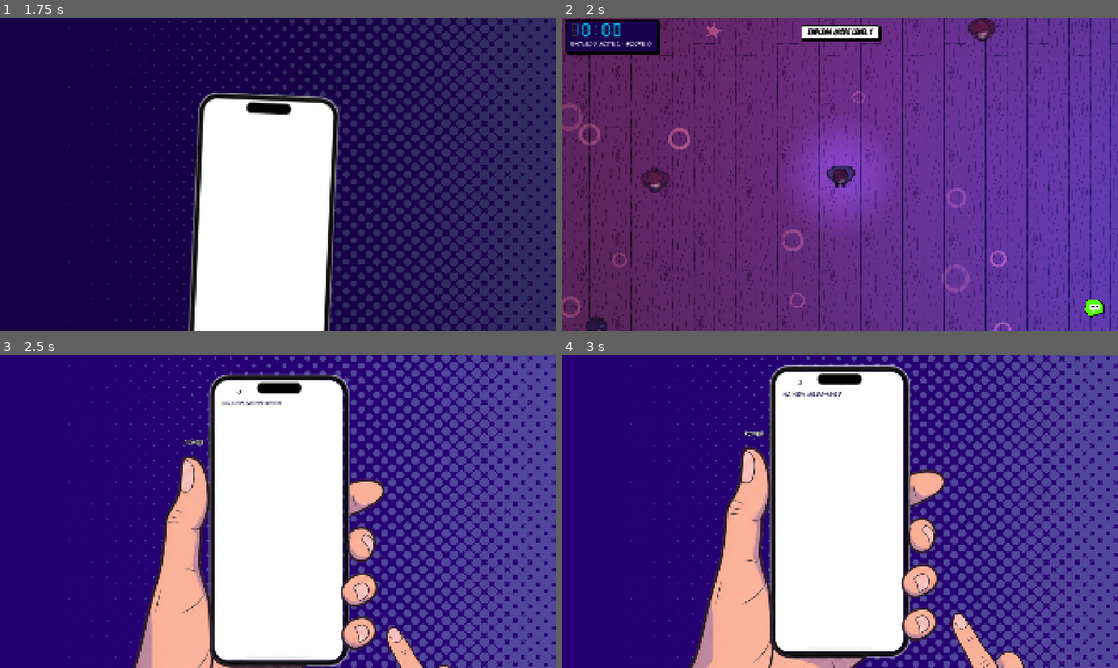
Above: before the commit, frames 1-4 (two rows, left to right).
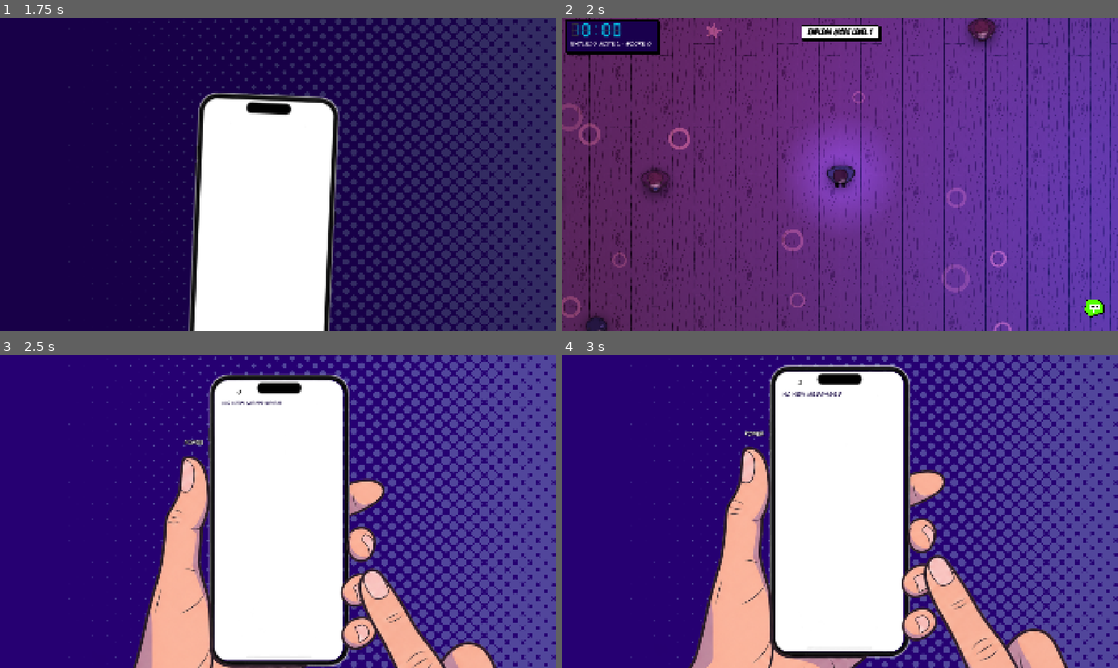
Above: after the commit, the same moments.

Repository: xyur2/DLQ
Game: Godot game, scene res://scenes/ui/intro_screen.tscn
The game is run twice, just before and just after one commit, with the same random seed, the same clock (stepped at 60 frames per second) and the same inputs.
Inputs (mouse positions are in pixels of both pictures, inside the frame that each line leads up to):
- Up to frame 1 (1.75 s): tap Enter at 0.5 s; move the mouse to (400, 158) at 0.52 s; hold D (move_right) 0.53-1.25 s; hold E (interact) 0.53-1.25 s; click (400, 158) at 0.67 s; click "ENDLESS MODE" at 1.25 s
- Up to frame 2 (2 s): no input
- Up to frame 3 (2.5 s): move the mouse to (533, 646) at 2.02 s; hold S (move_down) from 2.03 s (still down); tap E (interact) at 2.1 s; click (533, 646) at 2.17 s
- Up to frame 4 (3 s): move the mouse to (895, 442) at 2.77 s; release S (move_down) at 2.78 s; hold D (move_right) from 2.78 s (still down); hold N (next_level) from 2.78 s (still down)

Frame 1 is identical in both runs. In frame 2, 0.3% of the frame differs, in the area x 15-79%, y 4-57%; in frame 3, 2.7%; in frame 4, 3.2%, in the area x 65-91%, y 63-100%.

Commit message:
Add lobby ambience and party visual polish
Use crowd audio for the lobby, enlarge the phone hand, animate characters while dancing, and add soft shadows beneath props and obstacles.

Diff:
--- a/scenes/phone/phone.tscn
+++ b/scenes/phone/phone.tscn
@@ -57,10 +57,11 @@
 
 [node name="Hands" type="TextureRect" parent="." unique_id=1699388809]
 layout_mode = 0
-offset_left = 708.0
-offset_top = 269.0
-offset_right = 1968.0
-offset_bottom = 1367.0
+z_index = 1
+offset_left = 44.0
+offset_top = -497.0
+offset_right = 2438.0
+offset_bottom = 1589.0
 mouse_filter = 2
 texture = ExtResource("3_hands")
 expand_mode = 1
--- a/scenes/top_view/obstacles/blue_box.tscn
+++ b/scenes/top_view/obstacles/blue_box.tscn
@@ -1,21 +1,19 @@
 [gd_scene format=3]
 
+[ext_resource type="Texture2D" path="res://assets/objects/table.png" id="1_image"]
+
 [sub_resource type="RectangleShape2D" id="Shape_box"]
-size = Vector2(128, 128)
+size = Vector2(156, 80)
 
 [node name="BlueBox" type="StaticBody2D"]
 collision_layer = 1
 collision_mask = 0
+metadata/shadow_height = "low"
 
 [node name="CollisionShape2D" type="CollisionShape2D" parent="."]
 shape = SubResource("Shape_box")
 
-[node name="Fill" type="Polygon2D" parent="."]
-color = Color(0.2, 0.45, 1, 1)
-polygon = PackedVector2Array(-64, -64, 64, -64, 64, 64, -64, 64)
-
-[node name="Outline" type="Line2D" parent="."]
-points = PackedVector2Array(-64, -64, 64, -64, 64, 64, -64, 64)
-closed = true
-width = 4.0
-default_color = Color(0, 0, 0, 1)
+[node name="Image" type="Sprite2D" parent="."]
+texture_filter = 4
+scale = Vector2(0.3203, 0.3203)
+texture = ExtResource("1_image")
--- a/scenes/top_view/obstacles/white_box.tscn
+++ b/scenes/top_view/obstacles/white_box.tscn
@@ -1,21 +1,19 @@
 [gd_scene format=3]
 
+[ext_resource type="Texture2D" path="res://assets/objects/vase.png" id="1_image"]
+
 [sub_resource type="RectangleShape2D" id="Shape_box"]
-size = Vector2(64, 64)
+size = Vector2(60, 56)
 
 [node name="WhiteBox" type="StaticBody2D"]
 collision_layer = 1
 collision_mask = 0
+metadata/shadow_height = "mid"
 
 [node name="CollisionShape2D" type="CollisionShape2D" parent="."]
 shape = SubResource("Shape_box")
 
-[node name="Fill" type="Polygon2D" parent="."]
-color = Color(1, 1, 1, 1)
-polygon = PackedVector2Array(-32, -32, 32, -32, 32, 32, -32, 32)
-
-[node name="Outline" type="Line2D" parent="."]
-points = PackedVector2Array(-32, -32, 32, -32, 32, 32, -32, 32)
-closed = true
-width = 4.0
-default_color = Color(0, 0, 0, 1)
+[node name="Image" type="Sprite2D" parent="."]
+texture_filter = 4
+scale = Vector2(0.1641, 0.1641)
+texture = ExtResource("1_image")
--- a/scenes/top_view/obstacles/yellow_box.tscn
+++ b/scenes/top_view/obstacles/yellow_box.tscn
@@ -1,21 +1,19 @@
 [gd_scene format=3]
 
+[ext_resource type="Texture2D" path="res://assets/objects/tray.png" id="1_image"]
+
 [sub_resource type="RectangleShape2D" id="Shape_box"]
-size = Vector2(96, 96)
+size = Vector2(118, 62)
 
 [node name="YellowBox" type="StaticBody2D"]
 collision_layer = 1
 collision_mask = 0
+metadata/shadow_height = "mid"
 
 [node name="CollisionShape2D" type="CollisionShape2D" parent="."]
 shape = SubResource("Shape_box")
 
-[node name="Fill" type="Polygon2D" parent="."]
-color = Color(1, 0.85, 0.1, 1)
-polygon = PackedVector2Array(-48, -48, 48, -48, 48, 48, -48, 48)
-
-[node name="Outline" type="Line2D" parent="."]
-points = PackedVector2Array(-48, -48, 48, -48, 48, 48, -48, 48)
-closed = true
-width = 4.0
-default_color = Color(0, 0, 0, 1)
+[node name="Image" type="Sprite2D" parent="."]
+texture_filter = 4
+scale = Vector2(0.2422, 0.2422)
+texture = ExtResource("1_image")
--- a/scripts/character_sprite.gd
+++ b/scripts/character_sprite.gd
@@ -6,6 +6,9 @@
 
 const MOVING_SPEED_SQUARED: float = 1.0
 const ART_FACING_ANGLE: float = PI * 0.5   # 그림이 바라보는 방향: 아래
+
+## 춤추는 중. 제자리에서 돌더라도 걷기 애니메이션을 계속 재생한다(방향은 face()로 따로 맞춤).
+var dancing: bool = false
 
 
 func setup(fallback_color: Color, fallback_radius: float) -> void:
@@ -20,6 +23,11 @@
 
 
 func set_motion(motion: Vector2) -> void:
+    if dancing:
+        speed_scale = GameConfig.DANCE_ANIM_SPEED
+        if animation != &'walk':
+            play(&'walk')
+        return
     var moving: bool = motion.length_squared() > MOVING_SPEED_SQUARED
     if moving:
         var turn: float = GameConfig.CHARACTER_TURN_SPEED * get_physics_process_delta_time()
--- a/scripts/dance_spot.gd
+++ b/scripts/dance_spot.gd
@@ -12,6 +12,8 @@
 const PULSE_SPEED: float = 3.0
 
 var used: bool = false
+## 플레이어가 춤출 수 있는 자리에 서 있을 때 노란 고리를 그린다 (PartyPlayer가 켜고 끔).
+var highlighted: bool = false
 var _time: float = 0.0
 var _player: Node2D = null
 var _partner: PartyNpc = null
@@ -56,12 +58,18 @@
     queue_redraw()
 
 
+func set_highlighted(on: bool) -> void:
+    highlighted = on
+
+
 func _draw() -> void:
     var color: Color = GameConfig.DANCE_SPOT_COLOR
     color.a *= (0.8 + 0.2 * sin(_time * PULSE_SPEED)) * _fade
     var radius: float = GameConfig.DANCE_SPOT_RADIUS
     draw_texture_rect(_soft, Rect2(-Vector2.ONE * radius * 1.3, Vector2.ONE * radius * 2.6), false, color)
     draw_arc(Vector2.ZERO, radius, 0.0, TAU, 48, Color(color, color.a * 1.6), 3.0, true)
+    if highlighted and not used:
+        draw_arc(Vector2.ZERO, radius, 0.0, TAU, 48, GameConfig.INTERACT_GLOW, 5.0, true)
 
 
 func get_hint() -> String:
--- /dev/null
+++ b/scripts/drop_shadow.gd
@@ -0,0 +1,163 @@
+class_name DropShadow
+extends RefCounted
+## 탑뷰 오브젝트와 사람 밑에 까는 부드러운 그림자. 위에서 조명이 내려올 때처럼 물체 바로 밑이 가장 진하고 바깥으로 갈수록 옅어진다.
+## - 오브젝트(장애물, 소품): 그림의 외곽선(불투명한 부분) 모양을 흐리게 번지게 만든다. 높이(low, mid, high)에 따라
+##   퍼지는 범위·진하기·아래로 밀리는 정도가 달라진다(GameConfig.SHADOW_HEIGHTS). 높을수록 넓고 진하고 많이 밀린다.
+## - 사람: 발밑의 둥근 그림자(GameConfig.CHARACTER_SHADOW_*).
+## 같은 그림·크기·높이의 그림자는 한 번만 만들어 다시 쓴다.
+
+## 그림자 그림은 흰색(진하기만 담음)으로 만들고 색은 self_modulate로 입힌다. 상호작용 강조 때 이 그림자를 노란 빛으로 바꿔 쓴다.
+const SHADOW_COLOR: Color = Color(0.0, 0.0, 0.03)
+const WORK_SCALE: float = 0.5        # 그림자는 화면 크기의 절반 해상도로 만들고 2배로 늘려 그린다(어차피 흐림)
+const BLUR_PASSES: int = 3           # 상자 흐림을 세 번 겹치면 가우시안에 가깝다
+const MASK_GAIN: float = 1.5         # 흐리면 물체 밑도 옅어지므로 다시 진하게 끌어올린다
+
+static var _textures: Dictionary = {}
+
+
+## 그림(Sprite2D) 밑에 그림의 외곽선 모양 그림자를 깐다. height는 GameConfig.SHADOW_HEIGHTS의 키.
+static func add_for_sprite(sprite: Sprite2D, height: String) -> Sprite2D:
+    var preset: Dictionary = _preset(height)
+    var display: Vector2 = Vector2(sprite.texture.get_size()) * sprite.scale.abs()
+    var texture: Texture2D = _outline_texture(sprite.texture, display, preset, height)
+    if texture == null:
+        return add_for_rect(sprite, sprite.position, display * 0.85, height)
+    var shadow: Sprite2D = _make(sprite, texture, sprite.position + preset['offset'])
+    shadow.scale = Vector2.ONE / WORK_SCALE
+    return shadow
+
+
+## 도형(Polygon2D) 밑에 도형을 감싸는 사각형 그림자를 깐다(그림이 없는 임시 도형용).
+static func add_for_polygon(shape: Polygon2D, height: String) -> Sprite2D:
+    var box := Rect2(shape.polygon[0], Vector2.ZERO)
+    for point: Vector2 in shape.polygon:
+        box = box.expand(point)
+    return add_for_rect(shape, shape.position + box.get_center(), box.size, height)
+
+
+## 가운데 size 사각형(모서리는 둥글게) 그림자.
+static func add_for_rect(target: Node2D, center: Vector2, size: Vector2, height: String) -> Sprite2D:
+    var preset: Dictionary = _preset(height)
+    var texture: Texture2D = _rect_texture(Vector2i(roundi(size.x), roundi(size.y)), float(preset['spread']), float(preset['alpha']))
+    return _make(target, texture, center + preset['offset'])
+
+
+## 사람(플레이어, NPC) 발밑에 둥근 그림자를 깐다. 사람 그림(sprite)이 돌아가도 그림자는 그대로다.
+static func add_for_character(sprite: Node2D, radius: float) -> Sprite2D:
+    var diameter: int = roundi(radius * 2.0 * GameConfig.CHARACTER_SHADOW_SCALE)
+    var texture: Texture2D = _rect_texture(Vector2i(diameter, diameter), GameConfig.CHARACTER_SHADOW_SPREAD, GameConfig.CHARACTER_SHADOW_ALPHA)
+    return _make(sprite, texture, sprite.position + GameConfig.CHARACTER_SHADOW_OFFSET)
+
+
+static func _preset(height: String) -> Dictionary:
+    return GameConfig.SHADOW_HEIGHTS.get(height, GameConfig.SHADOW_HEIGHTS['low'])
+
+
+## 그림자를 target 바로 앞 형제로 넣어 target 밑에 그려지게 한다.
+static func _make(target: Node, texture: Texture2D, position: Vector2) -> Sprite2D:
+    var shadow := Sprite2D.new()
+    shadow.name = 'Shadow'
+    shadow.texture = texture
+    shadow.self_modulate = SHADOW_COLOR
+    shadow.position = position
+    var parent: Node = target.get_parent()
+    parent.add_child(shadow)
+    parent.move_child(shadow, target.get_index())
+    return shadow
+
+
+## 그림의 불투명한 부분을 SHADOW_HEIGHTS의 spread만큼 흐리게 번지게 한 그림. 그림을 읽을 수 없으면 null.
+static func _outline_texture(source: Texture2D, display: Vector2, preset: Dictionary, height: String) -> Texture2D:
+    var key: String = 'outline|%s|%s|%s' % [_source_key(source), Vector2i(display), height]
+    if _textures.has(key):
+        return _textures[key]
+    var image: Image = source.get_image()
+    if image == null or image.is_empty():
+        return null
+    if image.is_compressed():
+        image.decompress()
+    image.convert(Image.FORMAT_RGBA8)
+    var inner := Vector2i(maxi(1, ceili(display.x * WORK_SCALE)), maxi(1, ceili(display.y * WORK_SCALE)))
+    image.resize(inner.x, inner.y, Image.INTERPOLATE_BILINEAR)
+    var radius: int = maxi(1, roundi(float(preset['spread']) * WORK_SCALE * 0.5))
+    var pad: int = radius * BLUR_PASSES + 2
+    var width: int = inner.x + pad * 2
+    var height_px: int = inner.y + pad * 2
+    var mask := PackedFloat32Array()
+    mask.resize(width * height_px)
+    for y: int in inner.y:
+        for x: int in inner.x:
+            mask[(y + pad) * width + x + pad] = image.get_pixel(x, y).a
+    for i: int in BLUR_PASSES:
+        mask = _blur(mask, width, height_px, radius)
+    var alpha: float = float(preset['alpha'])
+    var out := Image.create(width, height_px, false, Image.FORMAT_RGBA8)
+    for y: int in height_px:
+        for x: int in width:
+            out.set_pixel(x, y, Color(1.0, 1.0, 1.0, alpha * minf(1.0, mask[y * width + x] * MASK_GAIN)))
+    var texture := ImageTexture.create_from_image(out)
+    _textures[key] = texture
+    return texture
+
+
+static func _source_key(source: Texture2D) -> String:
+    var atlas := source as AtlasTexture
+    if atlas != null and atlas.atlas != null:
+        return '%s%s' % [atlas.atlas.resource_path, atlas.region]
+    return source.resource_path if source.resource_path != '' else str(source.get_instance_id())
+
+
+## 가로, 세로로 한 번씩 상자 흐림(반경 radius). 바깥은 0으로 본다.
+static func _blur(source: PackedFloat32Array, width: int, height: int, radius: int) -> PackedFloat32Array:
+    var span: float = float(radius * 2 + 1)
+    var row := PackedFloat32Array()
+    row.resize(width * height)
+    for y: int in height:
+        var base: int = y * width
+        var sum: float = 0.0
+        for x: int in range(0, mini(radius, width - 1) + 1):
+            sum += source[base + x]
+        for x: int in width:
+            row[base + x] = sum / span
+            if x + radius + 1 < width:
+                sum += source[base + x + radius + 1]
+            if x - radius >= 0:
+                sum -= source[base + x - radius]
+    var result := PackedFloat32Array()
+    result.resize(width * height)
+    for x: int in width:
+        var sum: float = 0.0
+        for y: int in range(0, mini(radius, height - 1) + 1):
+            sum += row[y * width + x]
+        for y: int in height:
+            result[y * width + x] = sum / span
+            if y + radius + 1 < height:
+                sum += row[(y + radius + 1) * width + x]
+            if y - radius >= 0:
+                sum -= row[(y - radius) * width + x]
+    return result
+
+
+## 가운데 size만큼은 가장 진하고, 바깥 spread px 동안 부드럽게(제곱으로) 옅어지는 사각형 그림.
+static func _rect_texture(size: Vector2i, spread_px: float, alpha: float) -> Texture2D:
+    var key: String = 'rect|%s|%s|%s' % [size, spread_px, alpha]
+    if _textures.has(key):
+        return _textures[key]
+    var spread: int = maxi(1, roundi(spread_px))
+    var width: int = size.x + spread * 2
+    var height: int = size.y + spread * 2
+    var half: Vector2 = Vector2(size) * 0.5
+    # 모서리가 너무 각지지 않도록 안쪽 사각형도 살짝 둥글게 본다.
+    var corner: float = minf(minf(half.x, half.y), spread * 0.5)
+    var inner: Vector2 = half - Vector2(corner, corner)
+    var image := Image.create(width, height, false, Image.FORMAT_RGBA8)
+    var center := Vector2(width, height) * 0.5
+    for y: int in height:
+        for x: int in width:
+            var p: Vector2 = (Vector2(x, y) + Vector2(0.5, 0.5) - center).abs() - inner
+            var outside: float = Vector2(maxf(p.x, 0.0), maxf(p.y, 0.0)).length() - corner
+            var t: float = clampf(1.0 - outside / float(spread), 0.0, 1.0) if outside > 0.0 else 1.0
+            image.set_pixel(x, y, Color(1.0, 1.0, 1.0, alpha * t * t))
+    var texture := ImageTexture.create_from_image(image)
+    _textures[key] = texture
+    return texture
--- a/scripts/game_config.gd
+++ b/scripts/game_config.gd
@@ -154,9 +154,9 @@
 # 소품 종류별 값. 위치와 어그로 지점은 레벨 씬에서 배치한다.
 # whole_room: 반경 대신 소품이 있는 방 전체의 사람을 모은다(무한 모드는 소품 가운데의 ENDLESS_GATHER_SIZE 범위).
 const PROPS: Dictionary = {
-    'speaker': {'name': 'Speaker', 'radius': SPEAKER_RADIUS, 'cooldown': SPEAKER_COOLDOWN, 'color': Color(0.75, 0.45, 0.25), 'icon_size': 110.0},
-    'light': {'name': 'Light', 'radius': LIGHT_RADIUS, 'cooldown': LIGHT_COOLDOWN, 'color': Color(0.85, 0.8, 0.35), 'icon_size': 96.0},
-    'playlist': {'name': 'Playlist', 'radius': PLAYLIST_RADIUS, 'cooldown': PLAYLIST_COOLDOWN, 'color': Color(0.45, 0.6, 0.85), 'icon_size': 150.0, 'whole_room': true},
+    'speaker': {'name': 'Speaker', 'radius': SPEAKER_RADIUS, 'cooldown': SPEAKER_COOLDOWN, 'color': Color(0.75, 0.45, 0.25), 'icon_size': 110.0, 'height': 'low'},
+    'light': {'name': 'Light', 'radius': LIGHT_RADIUS, 'cooldown': LIGHT_COOLDOWN, 'color': Color(0.85, 0.8, 0.35), 'icon_size': 96.0, 'height': 'high'},
+    'playlist': {'name': 'Playlist', 'radius': PLAYLIST_RADIUS, 'cooldown': PLAYLIST_COOLDOWN, 'color': Color(0.45, 0.6, 0.85), 'icon_size': 150.0, 'whole_room': true, 'height': 'high'},
 }
 
 const SURVIVE_TIME: float = 180.0             # 게임 시간 1시간. 레벨 n은 시계로 (CLOCK_START_HOUR + n − 1)시부터 1시간
@@ -356,11 +356,30 @@
 const MENU_MESSAGE_HOLD: float = 2.2          # 다 도착한 뒤 비우고 다시 시작하기까지
 const MENU_ICON_DELAY: float = 0.25           # 홈으로 돌아와 휴대폰이 멈춘 뒤 아이콘이 나타나기 시작할 때까지
 const MENU_ICON_FADE_SEC: float = 0.7         # 아이콘이 나타나는 시간
-const MENU_MUSIC_PATH: String = 'res://audio/menu_music.ogg'
+const MENU_MUSIC: String = 'crowd'            # 로비(메뉴) 배경음. audio 폴더의 이름. 사람들 웅성거리는 소리를 반복
+const MENU_MUSIC_VOLUME_DB: float = -4.0
 const STAMP_SOUND_PATH: String = 'res://audio/game_over2.wav'    # GAME OVER 도장. CLEAR 도장은 소리 없음
 const INTRO_PANEL_SEC: float = 1.6            # 시작 만화 칸이 하나씩 나오는 간격
 const INTRO_HOLD_SEC: float = 2.5             # 시작 만화가 다 나온 뒤 메뉴로 넘어가기까지
 const END_PANEL_SEC: float = 1.0              # 스토리 컷이 하나씩 나오는 간격
+# 그림자 (DropShadow): 위에서 비추는 조명처럼 물체 외곽선 모양이 사방으로 부드럽게 번진다.
+# 물체 높이별로 spread(번지는 범위 px), alpha(가장 진한 곳), offset(아래로 밀림). 높을수록 넓고 진하고 많이 밀린다.
+# 장애물은 씬 루트의 metadata/shadow_height, 소품은 PROPS의 'height'로 고른다.
+const SHADOW_HEIGHTS: Dictionary = {
+    'low': {'spread': 10.0, 'alpha': 0.6, 'offset': Vector2(0.0, 3.0)},    # 테이블, 스피커
+    'mid': {'spread': 18.0, 'alpha': 0.7, 'offset': Vector2(0.0, 7.0)},    # 화병, 트레이
+    'high': {'spread': 28.0, 'alpha': 0.8, 'offset': Vector2(0.0, 12.0)},  # DJ 셋(플레이리스트), 계기판(조명)
+}
+const CHARACTER_SHADOW_ALPHA: float = 0.35   # 사람 발밑 그림자 진하기 (물체보다 연하게)
+const CHARACTER_SHADOW_SPREAD: float = 26.0  # 사람 그림자가 옅어지며 퍼지는 거리(px)
+const CHARACTER_SHADOW_OFFSET: Vector2 = Vector2(0.0, 4.0)
+const CHARACTER_SHADOW_SCALE: float = 0.8    # 사람 그림자에서 가장 진한 부분의 지름 = 몸 지름 × 이 값. 바깥으로 CHARACTER_SHADOW_SPREAD만큼 퍼짐
+const DANCE_ANIM_SPEED: float = 1.4          # 춤추는 동안 걷기 애니메이션 속도 배율
+# 상호작용 강조: 플레이어가 E로 쓸 수 있는 가장 가까운 대상(소품, 문, 조명 아래 춤 자리)의 색을 바꾼다
+const INTERACT_HIGHLIGHT: Color = Color(1.25, 1.2, 1.0)    # 대상 전체를 살짝 밝게 (modulate)
+const INTERACT_GLOW: Color = Color(1.0, 0.85, 0.25)        # 그림자가 있는 대상은 그림자가 이 색으로 빛나 외곽선을 따라 둘러싼다
+const INTERACT_PULSE: float = 0.15           # 강조가 숨 쉬듯 밝아졌다 어두워지는 정도 (0이면 고정)
+const INTERACT_PULSE_SPEED: float = 5.0
 # 게임 오버 직전 연출 (GameOverFx). 들킴: 휴대폰 내림 → 느낌표 → 하얗게 깜빡임. 차단: 휴대폰 올림 → 애인 메시지
 const CAUGHT_PHONE_DROP_SEC: float = 0.35     # 휴대폰이 내려가는 시간
 const CAUGHT_ALERT_SEC: float = 1.0           # 느낌표가 뜬 뒤 깜빡이기까지
--- a/scripts/menu_screen.gd
+++ b/scripts/menu_screen.gd
@@ -395,9 +395,8 @@
 
 
 func _play_music() -> void:
-	if ResourceLoader.exists(GameConfig.MENU_MUSIC_PATH):
-		var stream: AudioStream = load(GameConfig.MENU_MUSIC_PATH)
-		if stream is AudioStreamOggVorbis:
-			(stream as AudioStreamOggVorbis).loop = true
+	var stream: AudioStream = AudioDirector.load_sound(GameConfig.MENU_MUSIC, true)
+	if stream != null:
 		_music.stream = stream
+		_music.volume_db = GameConfig.MENU_MUSIC_VOLUME_DB
 		_music.play()
--- a/scripts/party_door.gd
+++ b/scripts/party_door.gd
@@ -16,6 +16,8 @@
 @export var start_open: bool = true
 
 var is_open: bool = true
+## 플레이어가 가까이 와서 E로 열고 닫을 수 있을 때 노란 테두리를 그린다 (PartyPlayer가 켜고 끔).
+var highlighted: bool = false
 var _blocked_hint_left: float = 0.0
 
 @onready var _area_shape: CollisionShape2D = $CollisionShape2D
@@ -132,6 +134,12 @@
     return node as PartyLevel
 
 
+func set_highlighted(on: bool) -> void:
+    if highlighted != on:
+        highlighted = on
+        queue_redraw()
+
+
 func _draw() -> void:
     var size: Vector2 = _size()
     var rect := Rect2(-size * 0.5, size)
@@ -147,3 +155,5 @@
     else:
         draw_rect(rect.grow(-2.0), GameConfig.DOOR_COLOR)
         draw_rect(rect.grow(-2.0), GameConfig.DOOR_COLOR.darkened(0.4), false, 2.0)
+    if highlighted:
+        draw_rect(rect.grow(3.0), GameConfig.INTERACT_GLOW, false, 4.0)
--- a/scripts/party_level.gd
+++ b/scripts/party_level.gd
@@ -24,11 +24,29 @@
 
 
 func _ready() -> void:
+    _add_obstacle_shadows()
     var doors_node: Node = get_node_or_null('Doors')
     if doors_node != null:
         for node: Node in doors_node.get_children():
             if node is PartyDoor:
                 _doors.append(node as PartyDoor)
+
+
+## 장애물마다 외곽선 모양 그림자(DropShadow)를 깐다. 높이는 장애물 씬 루트의 metadata/shadow_height(없으면 low).
+func _add_obstacle_shadows() -> void:
+    var obstacles: Node = get_node_or_null('Obstacles')
+    if obstacles == null:
+        return
+    for box: Node in obstacles.get_children():
+        if box.has_node('Shadow'):
+            continue
+        var height: String = String(box.get_meta('shadow_height', 'low'))
+        var image: Sprite2D = box.get_node_or_null('Image') as Sprite2D
+        var fill: Polygon2D = box.get_node_or_null('Fill') as Polygon2D
+        if image != null:
+            DropShadow.add_for_sprite(image, height)
+        elif fill != null:
+            DropShadow.add_for_polygon(fill, height)
 
 
 func get_player_start() -> Vector2:
--- a/scripts/party_npc.gd
+++ b/scripts/party_npc.gd
@@ -92,6 +92,7 @@
     add_to_group('npcs')
     _sprite.sprite_frames = GameAssets.npc_frames(look)
     _sprite.setup(GameConfig.NPC_KIND_COLORS.get(kind, GameConfig.NPC_COLOR), GameConfig.NPC_RADIUS)
+    DropShadow.add_for_character(_sprite, GameConfig.NPC_RADIUS)
     var circle := CircleShape2D.new()
     circle.radius = GameConfig.NPC_RADIUS
     _shape.shape = circle
@@ -201,10 +202,12 @@
         velocity = Vector2.ZERO
         _sprite.set_motion(velocity)
         return
+    _sprite.dancing = _dance_left > 0.0
     if _dance_left > 0.0:
         _dance_left -= delta
         velocity = Vector2.ZERO
         _sprite.set_motion(velocity)
+        _sprite.dancing = _dance_left > 0.0
         return
     _follow_cooldown = maxf(0.0, _follow_cooldown - delta)
     _reaction_cooldown = maxf(0.0, _reaction_cooldown - delta)
--- a/scripts/party_player.gd
+++ b/scripts/party_player.gd
@@ -7,6 +7,8 @@
 const LAYER_PROP: int = 8
 
 var _last_hint: String = ''
+## 색을 바꿔 둔 상호작용 대상 (_update_highlight)
+var _highlighted: Area2D = null
 var _camera_tween: Tween = null
 var _knockback_left: float = 0.0
 var _knockback_velocity: Vector2 = Vector2.ZERO
@@ -25,6 +27,7 @@
     motion_mode = CharacterBody2D.MOTION_MODE_FLOATING
     add_to_group('player')
     _sprite.setup(GameConfig.PLAYER_COLOR, GameConfig.PLAYER_RADIUS)
+    DropShadow.add_for_character(_sprite, GameConfig.PLAYER_RADIUS)
 
     # 크기는 GameConfig 기준으로 맞춘다.
     var circle := CircleShape2D.new()
@@ -57,8 +60,10 @@
         _knockback_left -= delta
         velocity = _knockback_velocity
     move_and_slide()
+    _sprite.dancing = GameState.is_dancing()
     _sprite.set_motion(Vector2.ZERO if _knockback_left > 0.0 else velocity)
     _update_hint(can_move)
+    _update_highlight(can_move)
 
 
 func _unhandled_input(event: InputEvent) -> void:
@@ -97,6 +102,35 @@
     if hint != _last_hint:
         _last_hint = hint
         GameState.interact_hint_changed.emit(hint)
+
+
+## 지금 E로 쓸 수 있는 가장 가까운 대상의 색을 바꾸고, 대상이 바뀌거나 멀어지면 원래대로 돌린다.
+func _update_highlight(can_move: bool) -> void:
+    if _highlighted != null and not is_instance_valid(_highlighted):
+        _highlighted = null   # 다 쓴 소품 등이 사라졌다
+    var target: Area2D = _nearest_interactable() if can_move else null
+    if target != _highlighted:
+        if is_instance_valid(_highlighted):
+            _highlighted.modulate = Color.WHITE
+            _set_glow(_highlighted, DropShadow.SHADOW_COLOR)
+            if _highlighted.has_method('set_highlighted'):
+                _highlighted.call('set_highlighted', false)
+        _highlighted = target
+        if _highlighted != null and _highlighted.has_method('set_highlighted'):
+            _highlighted.call('set_highlighted', true)
+    if _highlighted != null:
+        var pulse: float = 1.0 + GameConfig.INTERACT_PULSE * sin(Time.get_ticks_msec() * 0.001 * GameConfig.INTERACT_PULSE_SPEED)
+        var tint: Color = GameConfig.INTERACT_HIGHLIGHT
+        _highlighted.modulate = Color(tint.r * pulse, tint.g * pulse, tint.b * pulse, 1.0)
+        var glow: Color = GameConfig.INTERACT_GLOW
+        _set_glow(_highlighted, Color(glow.r * pulse, glow.g * pulse, glow.b * pulse, 1.0))
+
+
+## 대상에 DropShadow 그림자가 있으면 그 색을 바꾼다(강조할 때 노란 빛, 끝나면 원래 그림자 색).
+func _set_glow(target: Node, color: Color) -> void:
+    var shadow: CanvasItem = target.get_node_or_null('Shadow') as CanvasItem
+    if shadow != null:
+        shadow.self_modulate = color
 
 
 func _on_knocked_back(from_point: Vector2) -> void:
--- a/scripts/party_prop.gd
+++ b/scripts/party_prop.gd
@@ -42,6 +42,7 @@
 var _active_left: float = 0.0
 var _effect: Node = null
 var _icon_size: Vector2 = Vector2.ZERO
+var _shadow: Sprite2D = null   # 높이감을 주는 그림자 (DropShadow)
 
 @onready var _icon: Sprite2D = $Icon
 @onready var _shape: CollisionShape2D = $CollisionShape2D
@@ -67,6 +68,7 @@
 	_icon.texture = GameAssets.prop_icon(prop_id, base_color)
 	# 이미지 해상도와 상관없이 같은 크기로 보여 준다.
 	_icon.scale = Vector2.ONE * float(spec['icon_size']) / maxf(_icon.texture.get_width(), _icon.texture.get_height())
+	_shadow = DropShadow.add_for_sprite(_icon, String(spec.get('height', 'low')))
 
 	collision_layer = LAYER_PROP
 	collision_mask = 0
@@ -190,6 +192,8 @@
 	used_up = true
 	remove_from_group('interactable')
 	_icon.visible = false
+	if _shadow != null:
+		_shadow.visible = false
 	_shape.set_deferred('disabled', true)
 	_body_shape.set_deferred('disabled', true)
 
Binary file added: assets/objects/table.png
Not shown, added: assets/objects/table.png.import
Binary file added: assets/objects/tray.png
Not shown, added: assets/objects/tray.png.import
Binary file added: assets/objects/vase.png
Not shown, added: assets/objects/vase.png.import
Not shown, added: scripts/drop_shadow.gd.uid
Not shown, changed: docs/에셋 목록.md
Not shown, changed: docs/홈커밍 파티 스릴러 구현 명세서 v2.md
